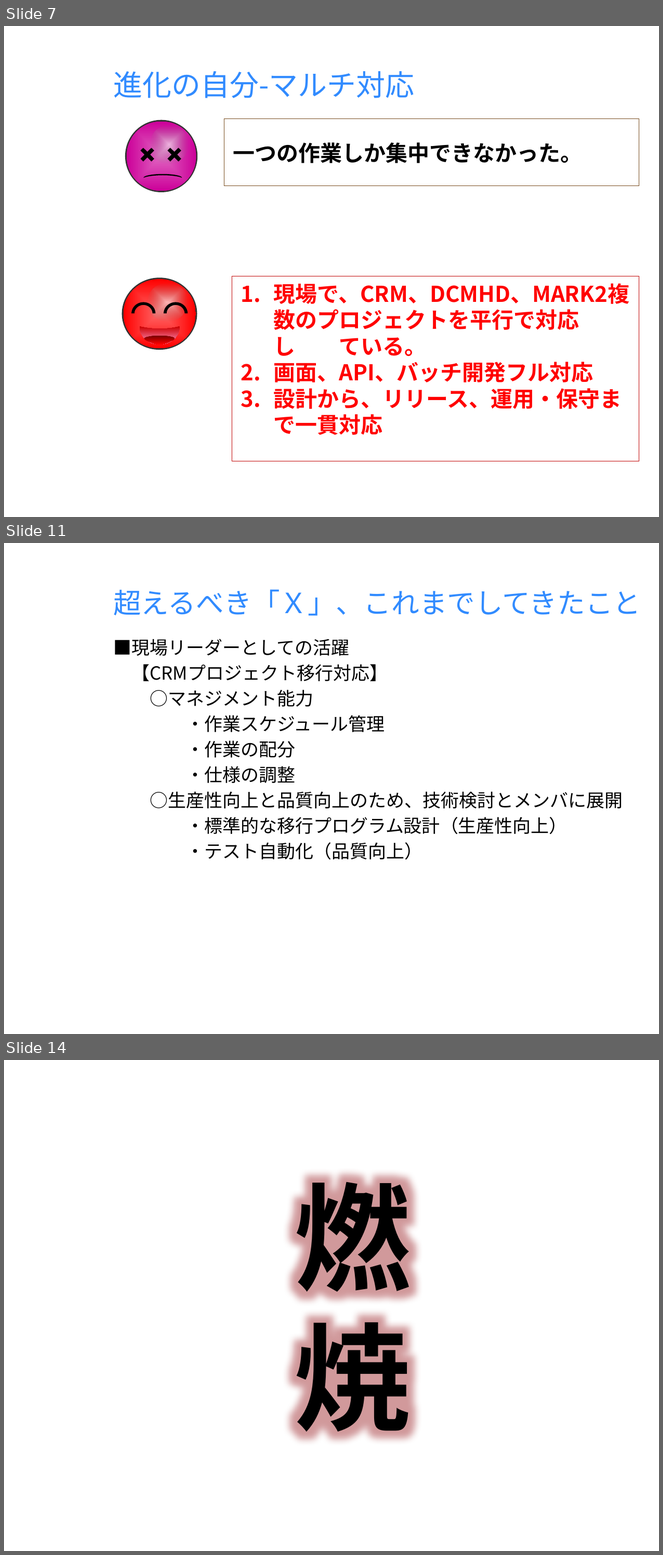
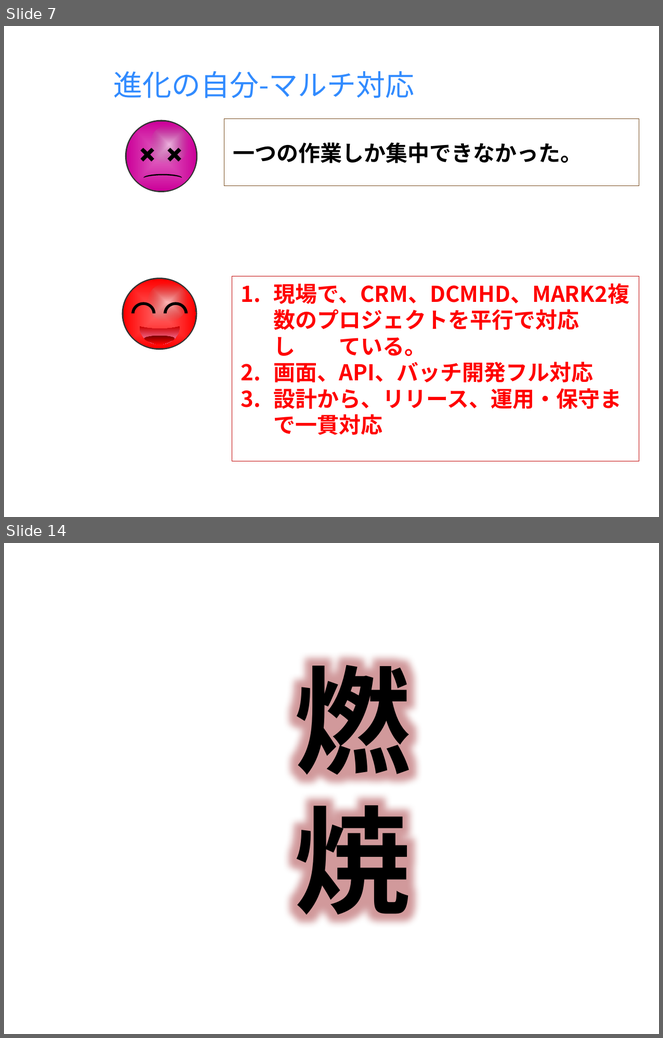
Before and after one commit to milo-bb/test, a slide deck: 昇格プレゼン(徐洋)_new.pptx. Shown one above the other, each under a label of ours: slides 7, 11 and 14 before the commit, slides 7 and 14 after it; the slides between them are not shown. The pictures are 663x1555 and 663x1038 pixels, drawn with LibreOffice and Linux fonts; fonts in the diff are those of the drawing; background and template pictures are left out. Boxes give left, top, right and bottom in pixels: in the first picture for what was removed or moved away, otherwise in the second. Text is boxed around its words. In the diff, an @@ line names an element or a change of style, - is before the commit and + after.

```diff
--- a/昇格プレゼン(徐洋)_new.pptx
+++ b/昇格プレゼン(徐洋)_new.pptx
@@ slide 11 removed at (4,543,659,1034), background picture (left out) @@
@@ title removed at (113,589,641,616) @@
-超えるべき「Ｘ」、これまでしてきたこと
@@ text removed at (113,639,623,860) @@
-■現場リーダーとしての活躍
-【CRMプロジェクト移行対応】
-○マネジメント能力
-・作業スケジュール管理
-・作業の配分
-・仕様の調整
-○生産性向上と品質向上のため、技術検討とメンバに展開
-・標準的な移行プログラム設計（生産性向上）
-・テスト自動化（品質向上）
```
Also in this commit, not shown: 8 slides changed, 2 slides added, 1 other slide removed.
